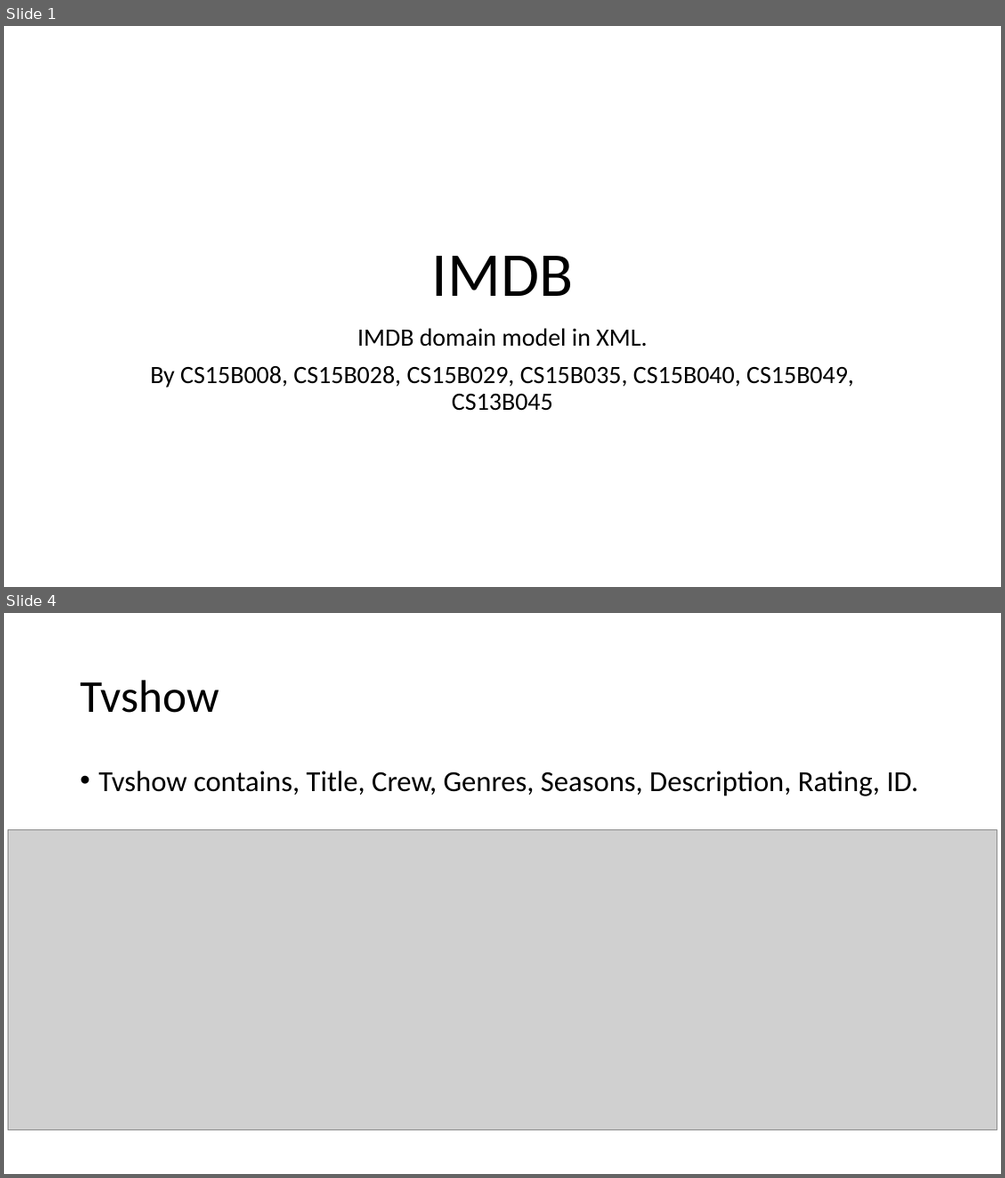
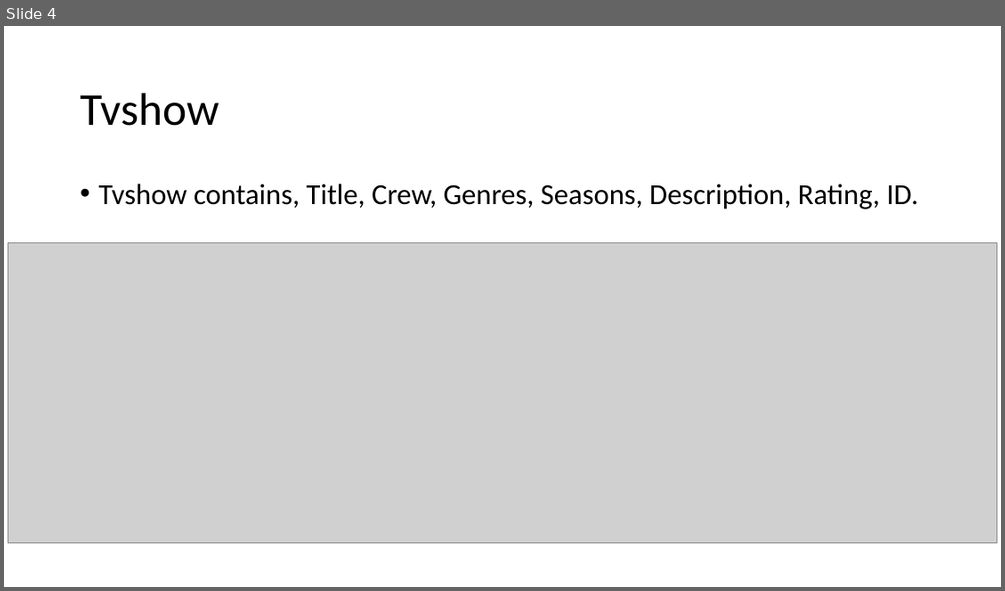
Before and after one commit to akhiln28/ontology_assignment1, a slide deck: presentation.pptx. Shown one above the other, each under a label of ours: slides 1 and 4 before the commit, slide 4 after it; the slides between them are not shown. The pictures are 1005x1178 and 1005x591 pixels, drawn with LibreOffice and Linux fonts; fonts in the diff are those of the drawing; grey boxes stand for pictures. Boxes give left, top, right and bottom in pixels: in the first picture for what was removed or moved away, otherwise in the second. Text is boxed around its words. In the diff, an @@ line names an element or a change of style, - is before the commit and + after.

```diff
--- a/presentation.pptx
+++ b/presentation.pptx
@@ slide 1 removed at (x1=4, y1=26, x2=1001, y2=587), background #FFFFFF @@
@@ title removed at (x1=432, y1=256, x2=573, y2=296) @@
-IMDB
@@ subtitle removed at (x1=150, y1=328, x2=854, y2=410) @@
-IMDB domain model in XML.
-By CS15B008, CS15B028, CS15B029, CS15B035, CS15B040, CS15B049, CS13B045
```
Also in this commit, not shown: 4 slides changed, 2 slides added, 2 other files.
